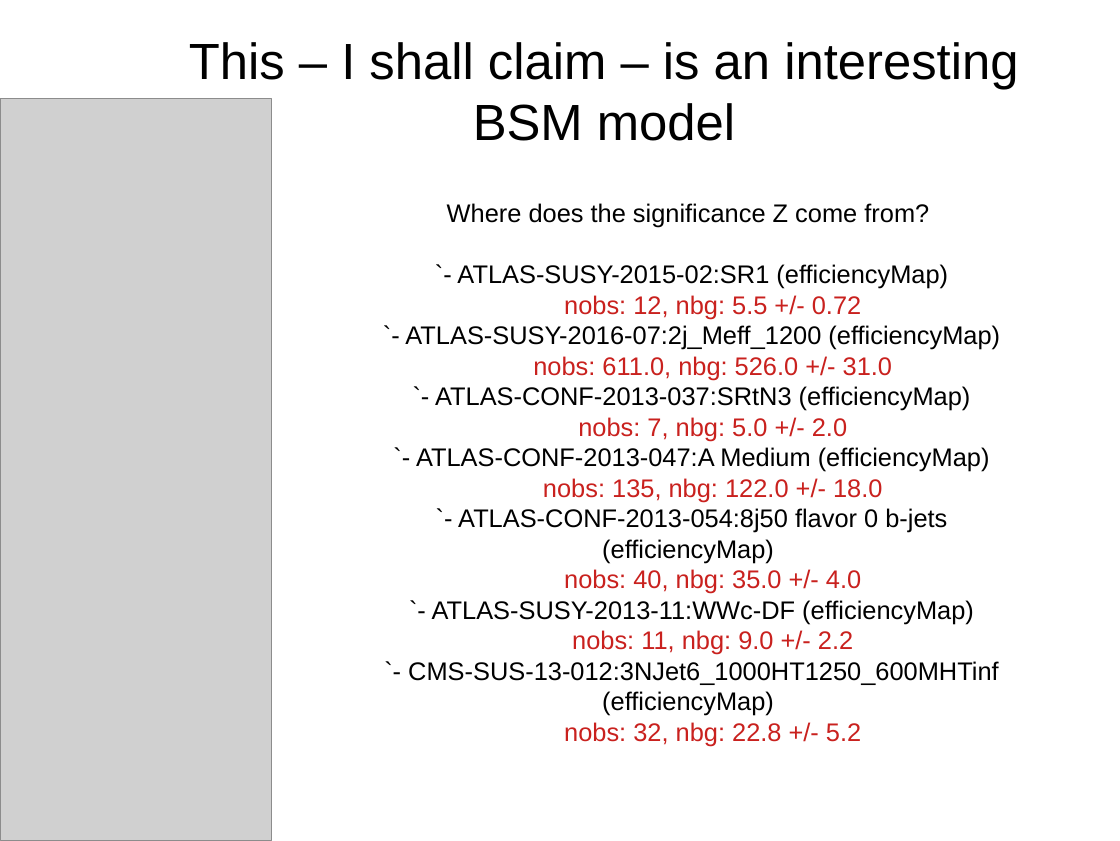
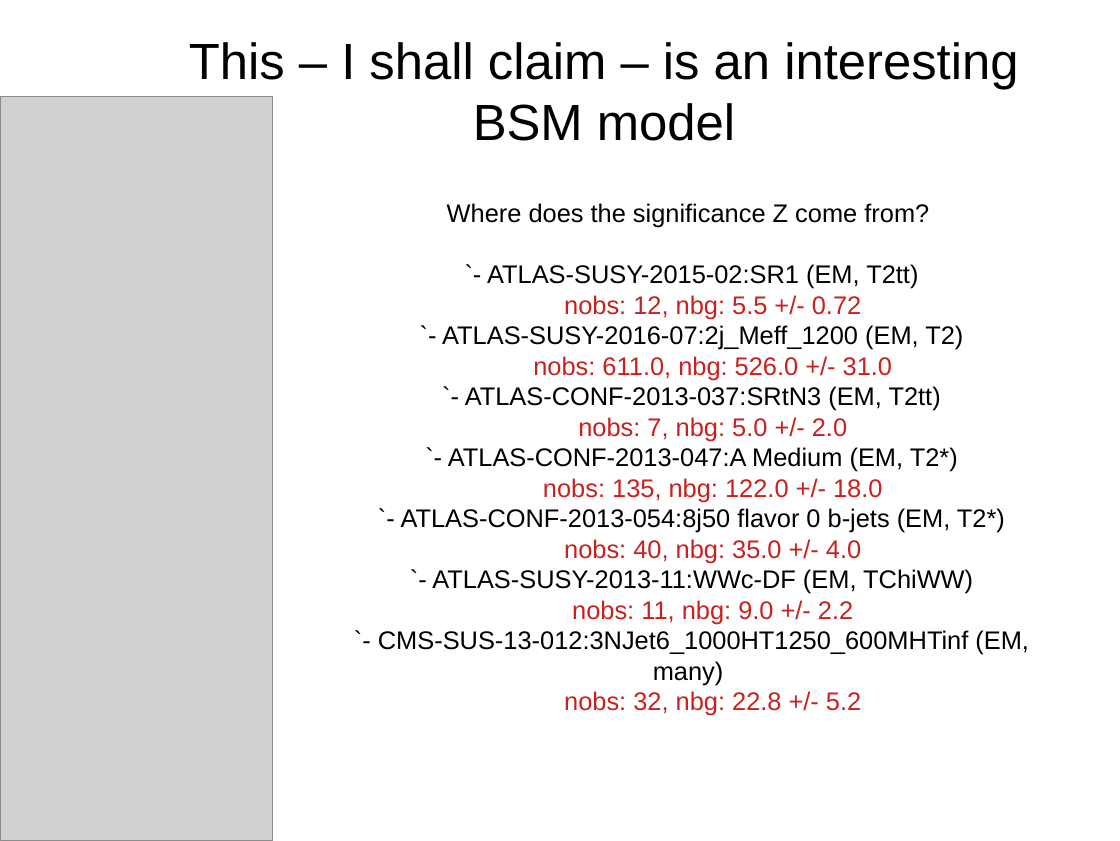
Before and after one commit to SModelS/smodels-utils, a slide deck: slide 7 of combinations/amb.odp. Drawn at 1120x841 pixels with LibreOffice and Linux fonts; fonts in the diff are those of the drawing; grey boxes stand for pictures. Boxes give left, top, right and bottom in pixels: in the first picture for what was removed or moved away, otherwise in the second. Text is boxed around its words. In the diff, an @@ line names an element or a change of style, - is before the commit and + after.

```diff
--- a/combinations/amb.odp
+++ b/combinations/amb.odp
@@ text at (x1=487, y1=264, x2=918, y2=289): text changed @@
-`- ATLAS-SUSY-2015-02:SR1 (efficiencyMap)
+`- ATLAS-SUSY-2015-02:SR1 (EM, T2tt)
@@ text at (x1=442, y1=325, x2=963, y2=350): text changed @@
-`- ATLAS-SUSY-2016-07:2j_Meff_1200 (efficiencyMap)
+`- ATLAS-SUSY-2016-07:2j_Meff_1200 (EM, T2)
@@ text at (x1=465, y1=386, x2=941, y2=411): text changed @@
-`- ATLAS-CONF-2013-037:SRtN3 (efficiencyMap)
+`- ATLAS-CONF-2013-037:SRtN3 (EM, T2tt)
@@ text at (x1=448, y1=447, x2=958, y2=472): text changed @@
-`- ATLAS-CONF-2013-047:A Medium (efficiencyMap)
+`- ATLAS-CONF-2013-047:A Medium (EM, T2*)
@@ text at (x1=401, y1=508, x2=1005, y2=533): text changed @@
-`- ATLAS-CONF-2013-054:8j50 flavor 0 b-jets (efficiencyMap)
+`- ATLAS-CONF-2013-054:8j50 flavor 0 b-jets (EM, T2*)
@@ text at (x1=432, y1=569, x2=973, y2=594): text changed @@
-`- ATLAS-SUSY-2013-11:WWc-DF (efficiencyMap)
+`- ATLAS-SUSY-2013-11:WWc-DF (EM, TChiWW)
@@ text at (x1=378, y1=630, x2=1029, y2=685): text changed @@
-`- CMS-SUS-13-012:3NJet6_1000HT1250_600MHTinf (efficiencyMap)
+`- CMS-SUS-13-012:3NJet6_1000HT1250_600MHTinf (EM, many)
```
Also in this commit, not shown: 4 other slides changed, 3 other files.
